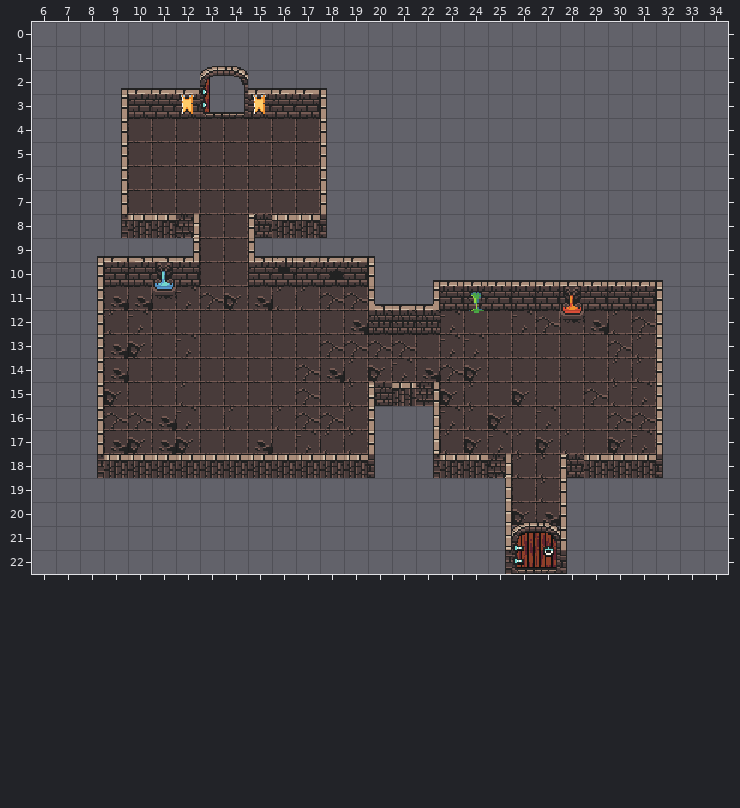
Two states of a Tiled map, images/qwerty_game_1.tmx. The picture above was drawn from the file before the commit.
Cells are 16x16 px. Shown: x 6..34, y 0..22. The old version is drawn lined up with the new one.
And afterwards:
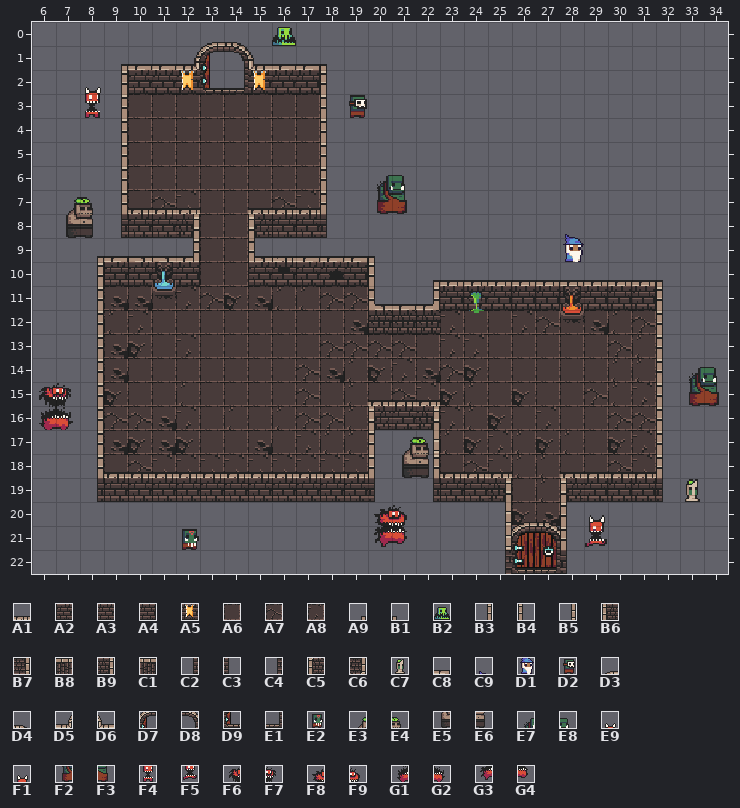
Key: from "Dungeon": A1 2, A2 33, A3 34, A4 35, A5 98, A6 129, A7 130, A8 131, A9 224, B1 225, B2 251, B3 256, B4 257, B5 257 turned 180, B6 258, B7 258 turned 180, B8 258 turned 90, B9 259, C1 259 turned 270, C2 288, C3 289, C4 289 turned 180, C5 293, C6 293 turned 180, C7 312, C8 324, C9 328, D1 360, D2 378, D3 418, D4 419, D5 449, D6 452, D7 453, D8 454, D9 485, E1 486, E2 506, E3 545, E4 546, E5 577, E6 578, E7 641, E8 642, E9 666, F1 668, F2 673, F3 674, F4 698, F5 700, F6 741, F7 742, F8 745, F9 746, G1 773, G2 774, G3 777, G4 778.
__ is an empty cell, .. an unchanged one.
Tiles of an added or newly shown layer are drawn over the layers below it.
Change:
everything moved by +0,+1 cells (the old picture is shown already moved)
--- layer "play"
@@ x 10..17 @@
- 3 __ __ __ __ __ __ __ __
+ 3 A6 A6 A6 A6 A6 A6 A6 A6
@@ x 11..17 @@
- 7 A6 A6 .. .. .. A6 A6
+ 7 A7 A8 .. .. .. A7 A8
@@ x 20..22 @@
-15 __ __ __
+15 A6 A7 A8
@@ x 9..31 @@
-18 __ __ __ __ __ __ __ __ __ __ __ .. .. .. __ __ __ .. .. __ __ __ __
+18 A6 A7 A8 A8 A8 A8 A8 A8 A8 A8 A8 .. .. .. A6 A7 A8 .. .. A6 A6 A7 A8
--- layer "walls"
@@ x 9..18 @@
- 1 __ __ __ __ D3 D4 __ __ __ __
- 2 A9 C8 C8 C8 D7 D8 C8 C8 C8 B1
- 3 .. A2 A3 A5 D9 E1 A5 A3 A4 ..
+ 1 A9 C8 C8 D5 __ __ D6 C8 C8 B1
+ 2 B3 A2 A3 A5 __ __ A5 A3 A4 B4
+ 3 .. __ __ __ __ __ __ __ __ ..
@@ x 9..17 @@
- 7 .. __ __ __ .. .. __ __ __
- 8 C4 C1 C1 C6 .. .. C5 C1 C1
+ 7 .. A1 A1 A1 .. .. A1 A1 A1
+ 8 C2 A2 A2 B9 .. .. B6 A2 A2
@@ x 20..22 @@
-15 B6 B8 B7
-16 B4 __ B5
+15 A1 A1 A1
+16 B6 A3 B9
@@ x 8..32 @@
-18 C4 C1 C1 C1 C1 C1 C1 C1 C1 C1 C1 C1 C3 .. C4 C1 C1 C6 .. .. C5 C1 C1 C1 C3
-19 __ __ __ __ __ __ __ __ __ __ __ __ __ .. __ __ __ B5 .. .. B4 __ __ __ __
+18 B3 A1 A1 A1 A1 A1 A1 A1 A1 A1 A1 A1 B4 .. B3 A1 A1 A1 .. .. A1 A1 A1 A1 B4
+19 C2 A2 A2 A2 A2 A2 A2 A2 A2 A2 A2 A2 C3 .. C2 A2 A2 B9 .. .. B6 A4 A4 A4 C3
--- layer "exit" (added)
@@ x 13..14 @@
- 0 __ __
- 1 __ __
- 2 __ __
+ 0 D3 D4
+ 1 D7 D8
+ 2 D9 E1
--- layer "background people" (added)
@@ x 16..16 @@
- 0 __
+ 0 B2
@@ x 8..19 @@
- 2 __ .. .. .. .. .. .. .. .. .. .. ..
- 3 __ .. .. .. .. .. .. .. .. .. .. __
+ 2 E9 .. .. .. .. .. .. .. .. .. .. ..
+ 3 F4 .. .. .. .. .. .. .. .. .. .. D2
@@ x 7..28 @@
- 6 .. .. .. .. .. .. .. .. .. .. .. .. .. __ __ .. .. .. .. .. .. ..
- 7 __ __ .. .. .. .. .. .. .. .. .. .. .. __ __ .. .. .. .. .. .. ..
- 8 __ __ .. .. .. .. .. .. .. .. .. .. .. .. .. .. .. .. .. .. .. __
- 9 .. .. .. .. .. .. .. .. .. .. .. .. .. .. .. .. .. .. .. .. .. __
+ 6 .. .. .. .. .. .. .. .. .. .. .. .. .. E7 E8 .. .. .. .. .. .. ..
+ 7 E3 E4 .. .. .. .. .. .. .. .. .. .. .. F2 F3 .. .. .. .. .. .. ..
+ 8 E5 E6 .. .. .. .. .. .. .. .. .. .. .. .. .. .. .. .. .. .. .. C9
+ 9 .. .. .. .. .. .. .. .. .. .. .. .. .. .. .. .. .. .. .. .. .. D1
@@ x 6..34 @@
-14 .. .. .. .. .. .. .. .. .. .. .. .. .. .. .. .. .. .. .. .. .. .. .. .. .. .. .. __ __
-15 __ __ .. .. .. .. .. .. .. .. .. .. .. .. .. .. .. .. .. .. .. .. .. .. .. .. .. __ __
-16 __ __ .. .. .. .. .. .. .. .. .. .. .. .. .. .. .. .. .. .. .. .. .. .. .. .. .. .. ..
-17 .. .. .. .. .. .. .. .. .. .. .. .. .. .. .. __ __ .. .. .. .. .. .. .. .. .. .. .. ..
-18 .. .. .. .. .. .. .. .. .. .. .. .. .. .. .. __ __ .. .. .. .. .. .. .. .. .. .. .. ..
-19 .. .. .. .. .. .. .. .. .. .. .. .. .. .. .. .. .. .. .. .. .. .. .. .. .. .. .. __ ..
-20 .. .. .. .. .. .. .. .. .. .. .. .. .. .. __ __ .. .. .. .. .. .. .. __ .. .. .. .. ..
-21 .. .. .. .. .. .. __ .. .. .. .. .. .. .. __ __ .. .. .. .. .. .. .. __ .. .. .. .. ..
+14 .. .. .. .. .. .. .. .. .. .. .. .. .. .. .. .. .. .. .. .. .. .. .. .. .. .. .. E7 E8
+15 F6 F7 .. .. .. .. .. .. .. .. .. .. .. .. .. .. .. .. .. .. .. .. .. .. .. .. .. F2 F3
+16 G1 G2 .. .. .. .. .. .. .. .. .. .. .. .. .. .. .. .. .. .. .. .. .. .. .. .. .. .. ..
+17 .. .. .. .. .. .. .. .. .. .. .. .. .. .. .. E3 E4 .. .. .. .. .. .. .. .. .. .. .. ..
+18 .. .. .. .. .. .. .. .. .. .. .. .. .. .. .. E5 E6 .. .. .. .. .. .. .. .. .. .. .. ..
+19 .. .. .. .. .. .. .. .. .. .. .. .. .. .. .. .. .. .. .. .. .. .. .. .. .. .. .. C7 ..
+20 .. .. .. .. .. .. .. .. .. .. .. .. .. .. F8 F9 .. .. .. .. .. .. .. F1 .. .. .. .. ..
+21 .. .. .. .. .. .. E2 .. .. .. .. .. .. .. G3 G4 .. .. .. .. .. .. .. F5 .. .. .. .. ..
